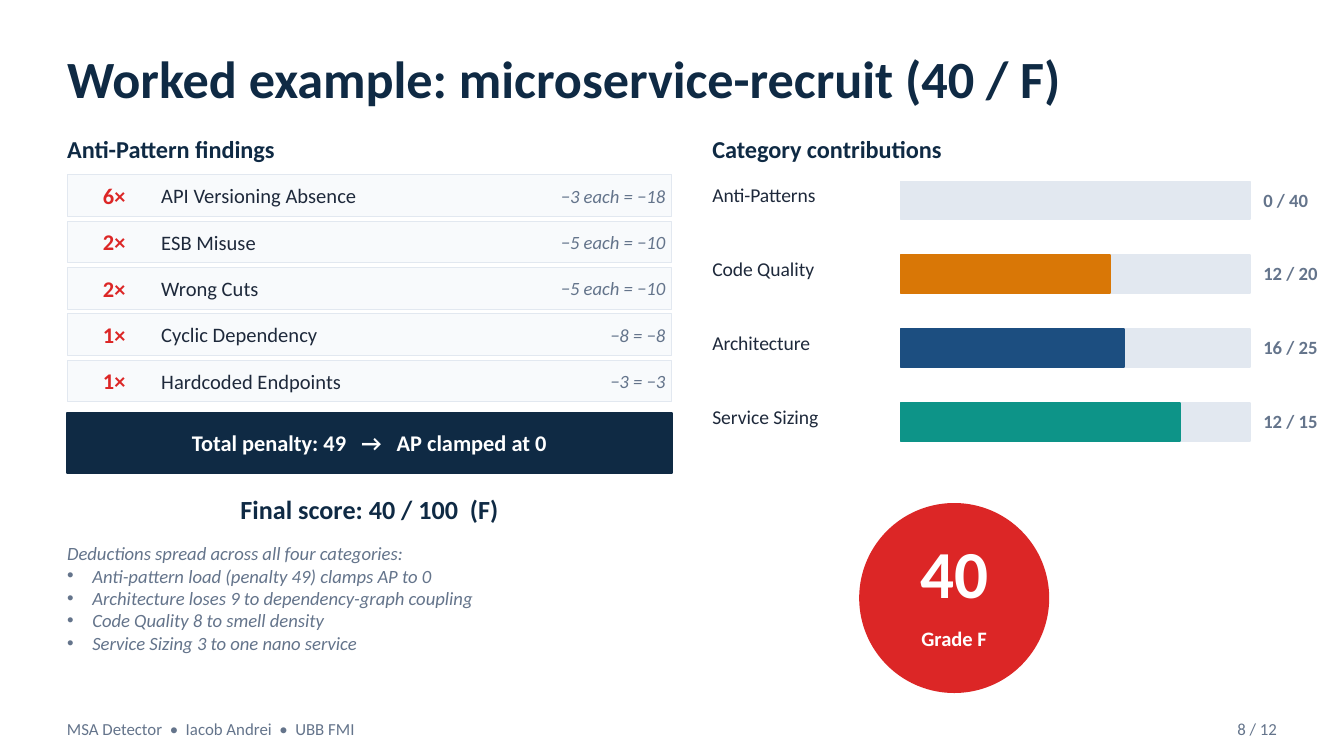
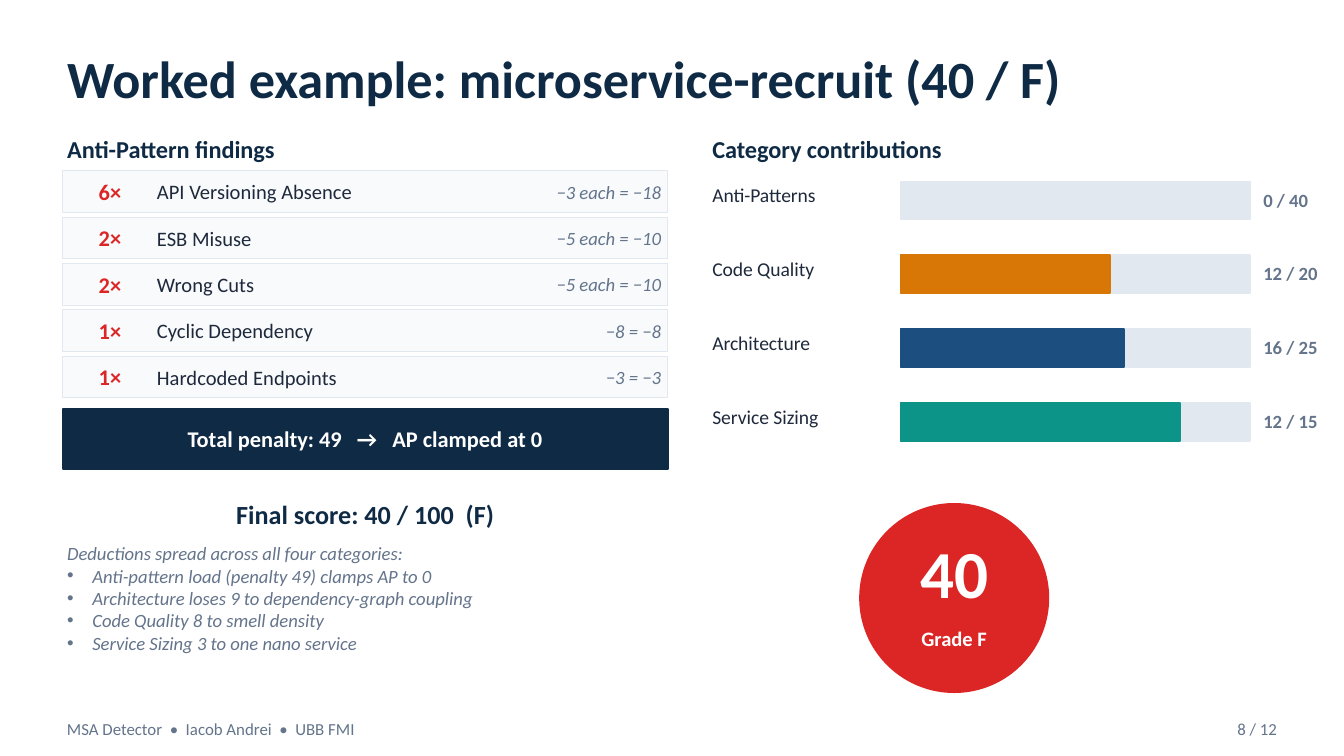
Before and after one commit to andrei45635/dissertation_backend, a slide deck: slide 8 of thesis/presentation/MSA_Detector_Defense.pptx. Drawn at 1344x756 pixels with LibreOffice and Linux fonts; fonts in the diff are those of the drawing. Boxes give left, top, right and bottom in pixels: in the first picture for what was removed or moved away, otherwise in the second. Text is boxed around its words. In the diff, an @@ line names an element or a change of style, - is before the commit and + after.

```diff
--- a/thesis/presentation/MSA_Detector_Defense.pptx
+++ b/thesis/presentation/MSA_Detector_Defense.pptx
@@ 16 texts, 6 rectangles: place and size @@
-16 texts, 6 rectangles at (67, 175, 672, 473)
+16 texts, 6 rectangles at (63, 171, 668, 469)
@@ text "Final score: 40 / 100 ...": place and size @@
-text "Final score: 40 / 100 ..." at (240, 500, 498, 523)
+text "Final score: 40 / 100 ..." at (236, 504, 494, 528)
```
Also in this commit, not shown: 4 other slides changed, 35 other files.
